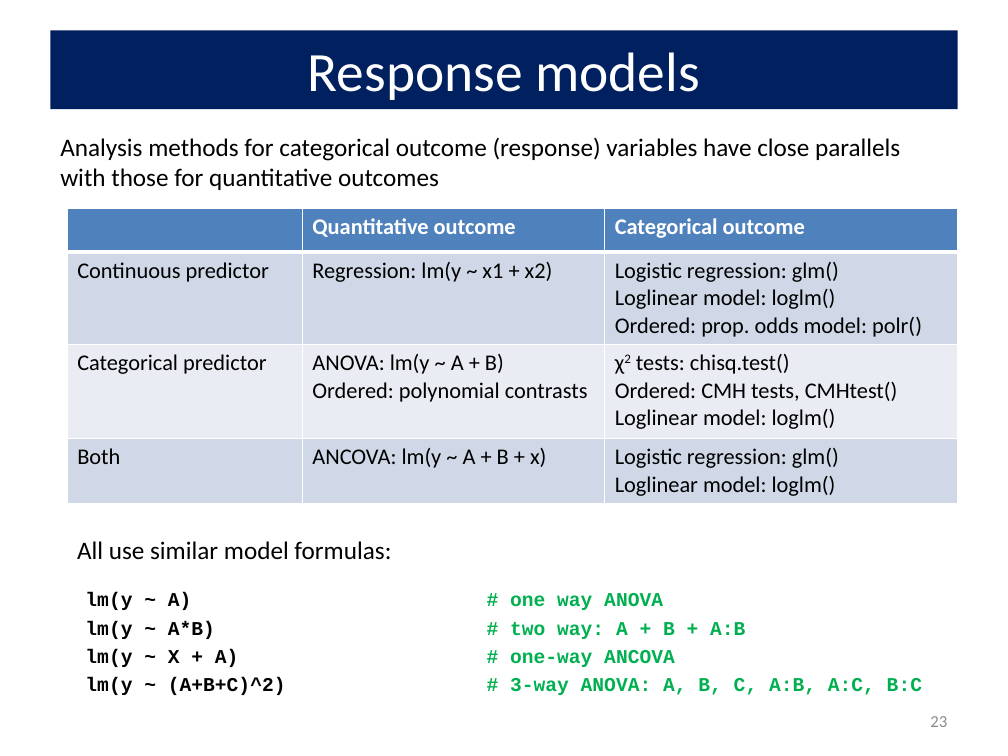
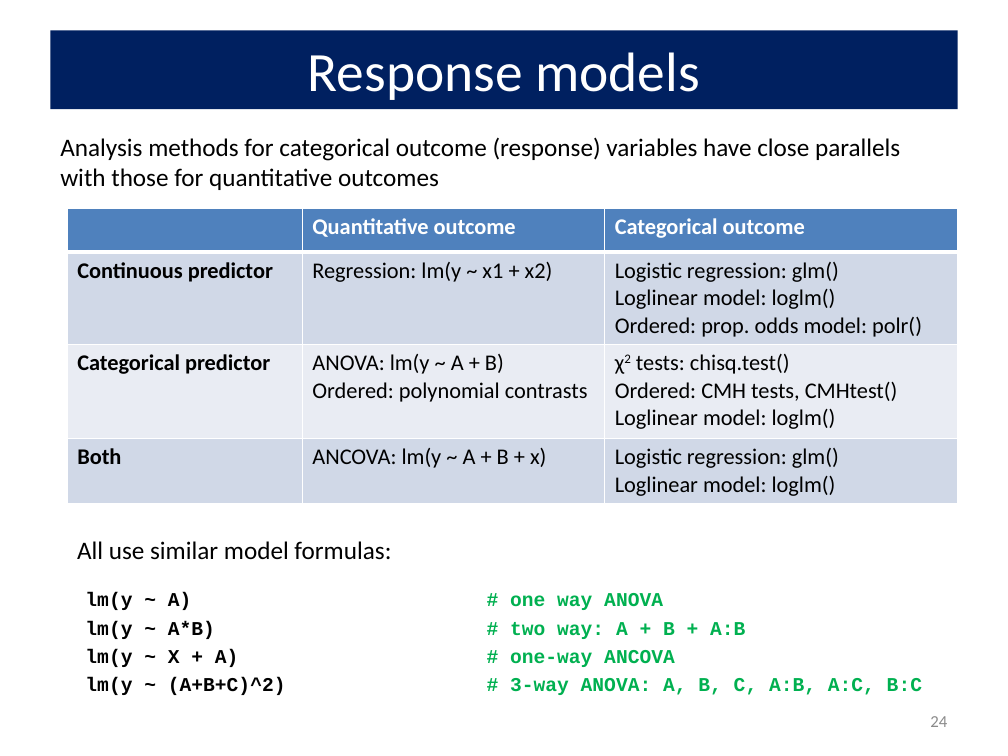
Before and after one commit to friendly/psy6136, a slide deck: slide 24 of docs/lectures/01-Overview.pptx (slide 23 before the commit). Drawn at 1008x756 pixels with LibreOffice and Linux fonts; fonts in the diff are those of the drawing. Boxes give left, top, right and bottom in pixels: in the first picture for what was removed or moved away, otherwise in the second. Text is boxed around its words. In the diff, an @@ line names an element or a change of style, - is before the commit and + after.

```diff
--- a/docs/lectures/01-Overview.pptx
+++ b/docs/lectures/01-Overview.pptx
@@ table at bbox=[68, 209, 958, 501] @@
@@ bold on in "Continuous predictor", "Categorical predictor", "Both" @@
@@ page number at bbox=[930, 716, 947, 727]: text changed @@
-23
+24
```
Also in this commit, not shown: 17 other slides changed, 8 slides added, 10 other files.
